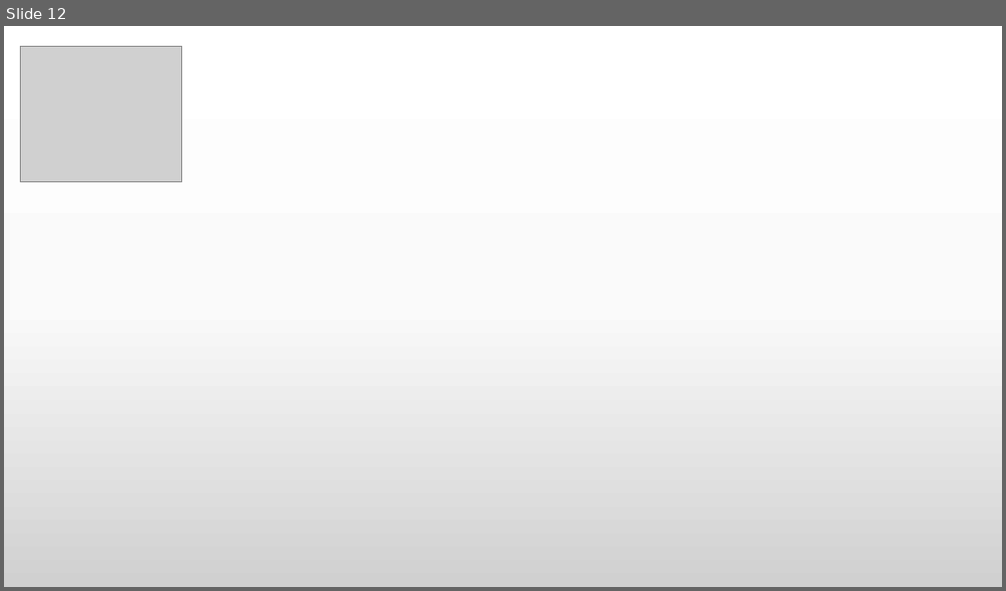
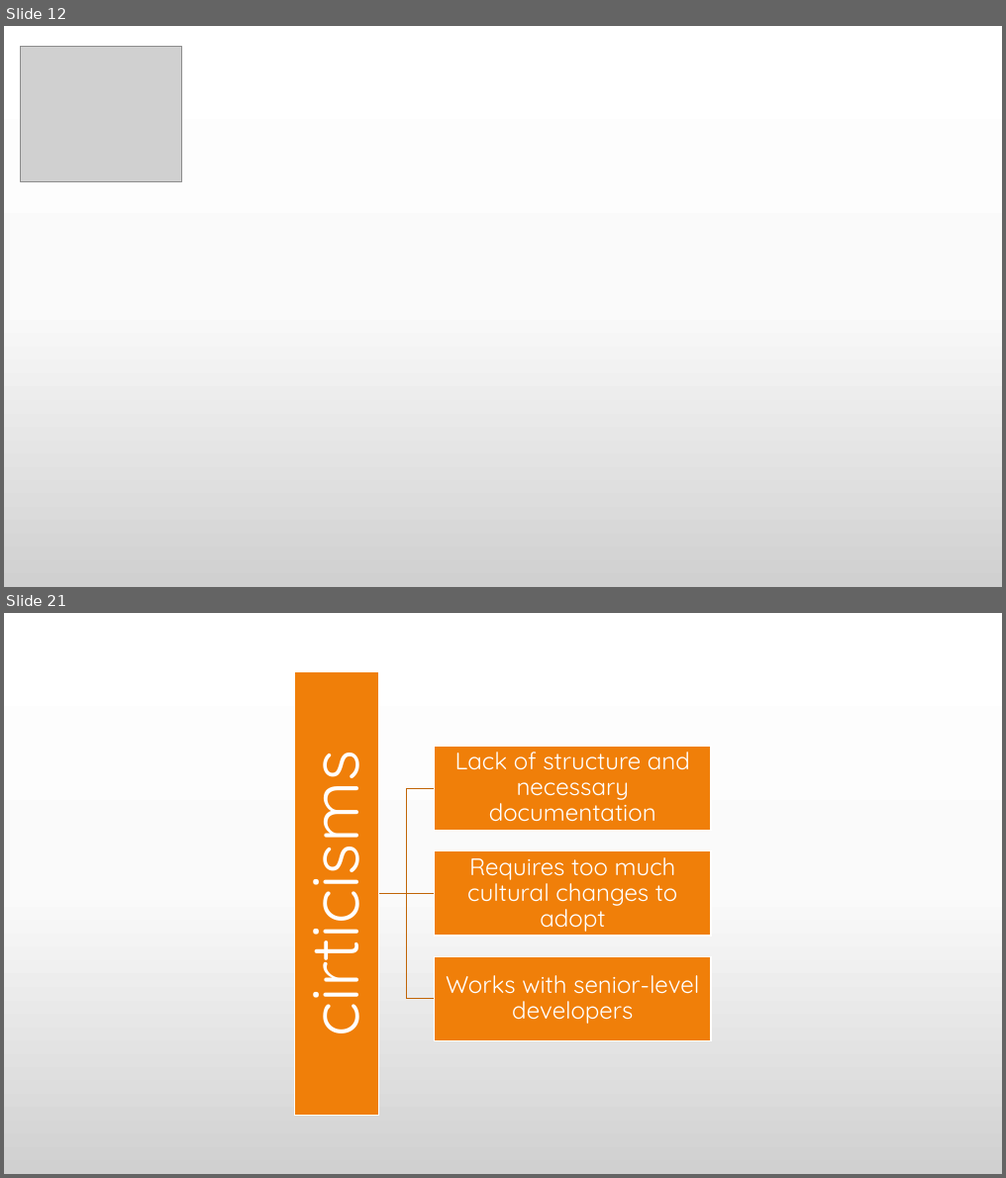
Before and after one commit to praash47/aasn-iii, a slide deck: extreme_programming.pptx. Shown one above the other, each under a label of ours: slide 12 before the commit, slides 12 and 21 after it; the slides between them are not shown. The pictures are 1006x591 and 1006x1178 pixels, drawn with LibreOffice and Linux fonts; fonts in the diff are those of the drawing; grey boxes stand for pictures. Boxes give left, top, right and bottom in pixels: in the first picture for what was removed or moved away, otherwise in the second. Text is boxed around its words. In the diff, an @@ line names an element or a change of style, - is before the commit and + after.

```diff
--- a/extreme_programming.pptx
+++ b/extreme_programming.pptx
@@ slide 21 added at [4,613,1002,1174], background gradient #FFFFFF to #FBFBFB to #D1D1D1 @@
@@ group added at [279,672,711,1116]: 4 rectangles, 4 texts, 3 freeform shapes @@
+cirticisms
+Lack of structure and necessary documentation
+Requires too much cultural changes to adopt
+Works with senior-level developers
```
Also in this commit, not shown: 16 other slides added, 7 other files.
